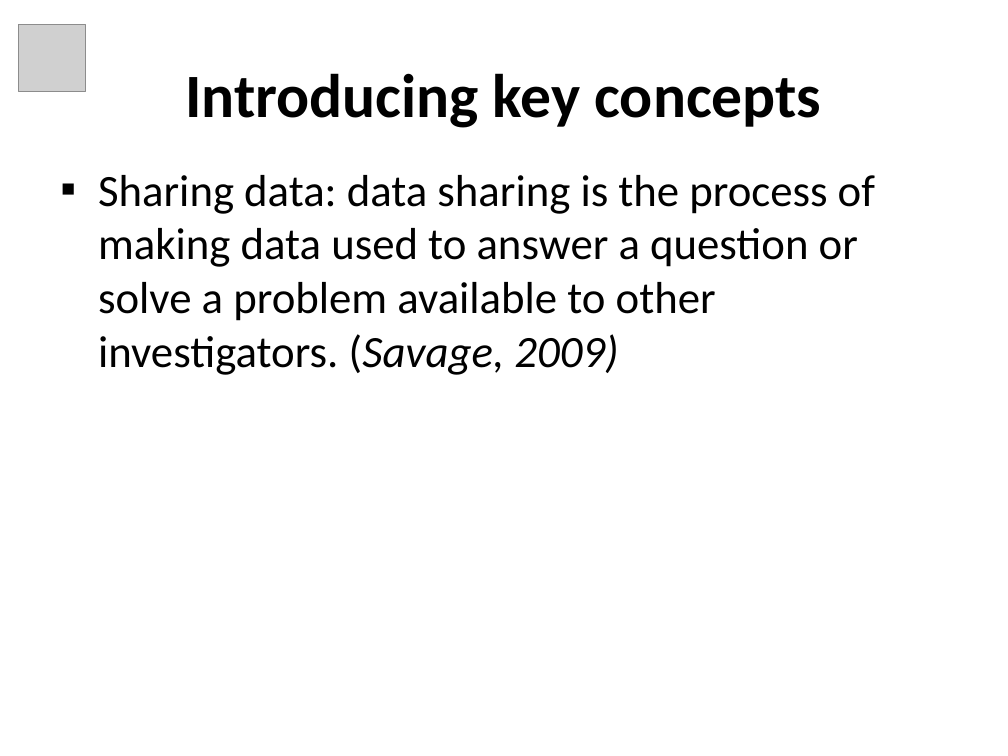
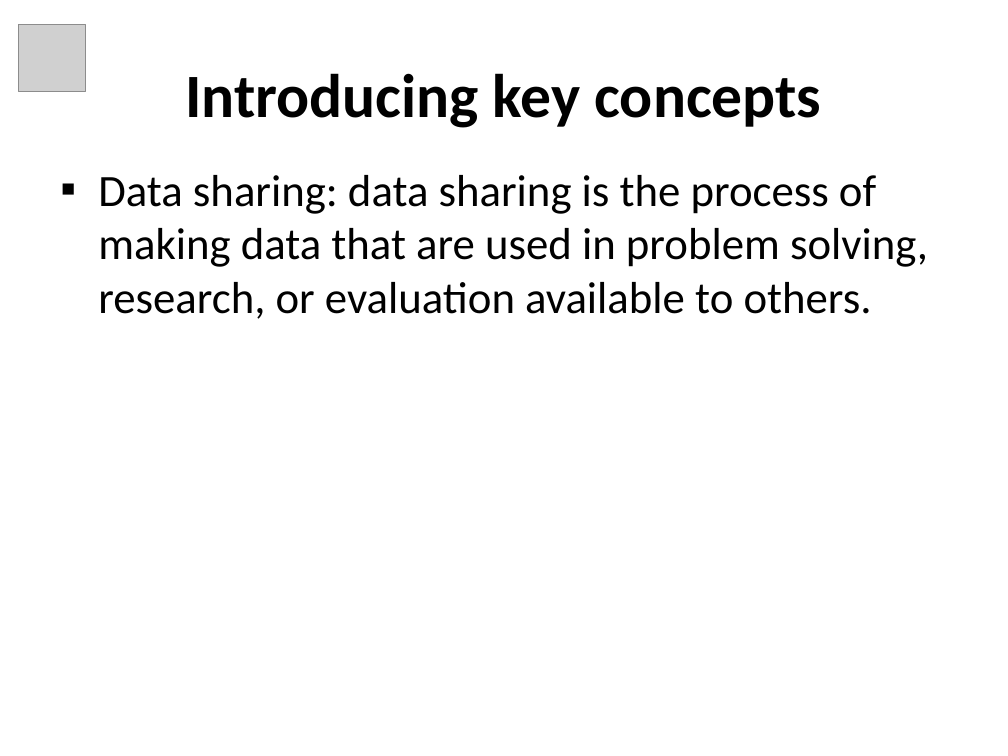
Before and after one commit to tascha/D4DM, a slide deck: slide 8 of documents/Module3_Slides.ppt. Drawn at 1008x756 pixels with LibreOffice and Linux fonts; fonts in the diff are those of the drawing; grey boxes stand for pictures. Boxes give left, top, right and bottom in pixels: in the first picture for what was removed or moved away, otherwise in the second. Text is boxed around its words. In the diff, an @@ line names an element or a change of style, - is before the commit and + after.

```diff
--- a/documents/Module3_Slides.ppt
+++ b/documents/Module3_Slides.ppt
@@ text at (98, 175, 928, 319): text changed @@
-▪ Sharing data: data sharing is the process of making data used to answer a question or solve a problem available to other investigators. (Savage, 2009)
+▪ Data sharing: data sharing is the process of making data that are used in problem solving, research, or evaluation available to others.
```
Also in this commit, not shown: 16 other slides changed, 16 slides added, 4 slides removed.
